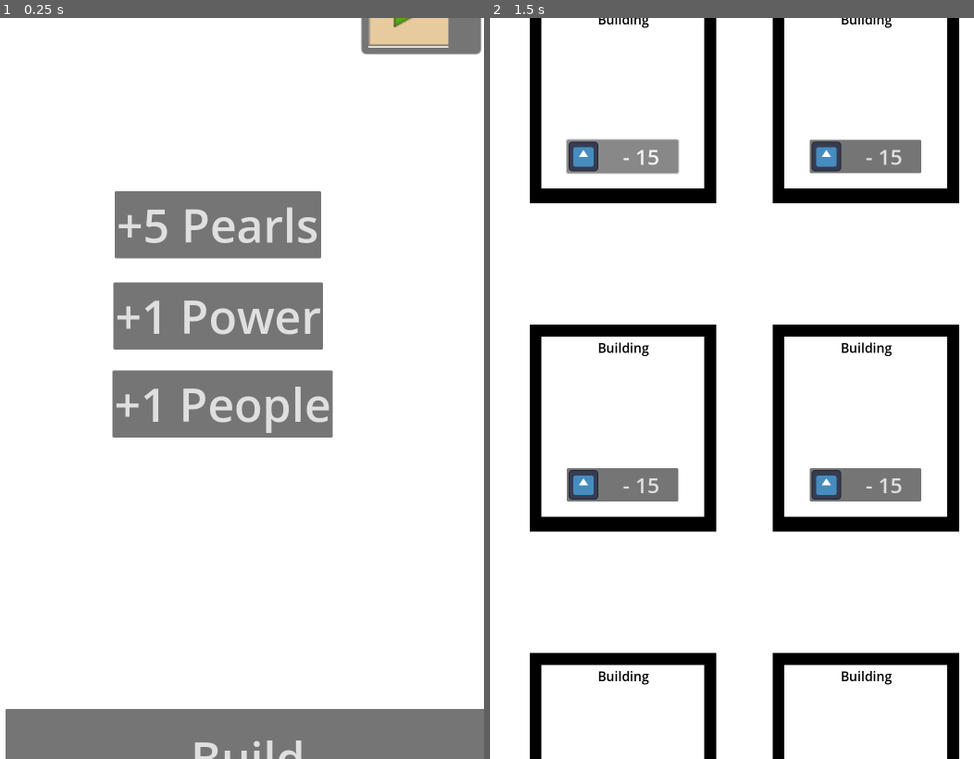
Above: before the commit, frames 1-2 (left to right).
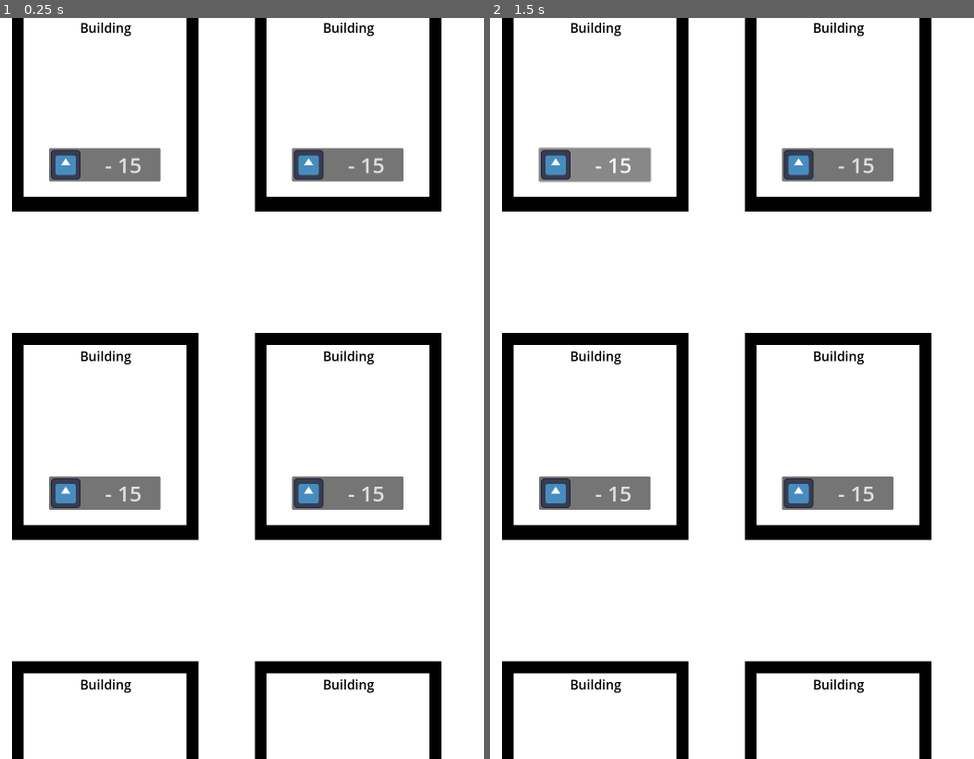
Above: after the commit, the same moments.

Repository: IdiotTheIdiot/IdleSkylines
Game: Godot game, scene res://Scenes/Main.tscn
The game is run twice, just before and just after one commit, with the same random seed, the same clock (stepped at 60 frames per second) and the same inputs. The engine's default icon, where the game draws it, is replaced by a stand-in: a white triangle on a blue panel in a dark square.
Inputs (mouse positions are in pixels of both pictures, inside the frame that each line leads up to):
- Up to frame 1 (0.25 s): no input
- Up to frame 2 (1.5 s): click (736, 758) at 0.5 s, where only the run before the commit has a clickable "Build"; click "- 15" at 1.25 s

The runs differ from the first frame. In frame 1, 34% of the frame differs, in the area x 1-100%, y 0-100%; in frame 2, 25%.

Commit message:
Fixed Screen offset

Diff:
--- a/Scenes/Main.tscn
+++ b/Scenes/Main.tscn
@@ -146,7 +146,7 @@
 
 [node name="Camera2D" type="Camera2D" parent="."]
 unique_name_in_owner = true
-position = Vector2(506, 1193)
+position = Vector2(1752, 1175)
 drag_horizontal_enabled = true
 
 [node name="Control" parent="." instance=ExtResource("8_j3dm6")]
--- a/Scripts/BuyBuildingsMenu.gd
+++ b/Scripts/BuyBuildingsMenu.gd
@@ -1,4 +1,4 @@
 extends Control
 
 func _on_exit_build_menu_but_pressed():
-	%Camera2D.position.x = 500
+	%Camera2D.position.x = 430
--- a/Scripts/Main.gd
+++ b/Scripts/Main.gd
@@ -5,7 +5,7 @@
 
 #Switch screens to buy menu
 func _on_buy_buildings_button_pressed():
-	%Camera2D.position.x = 1800
+	%Camera2D.position.x = 1850
 #	%Camera2D.position.y =
 
 #Singleton Setup
